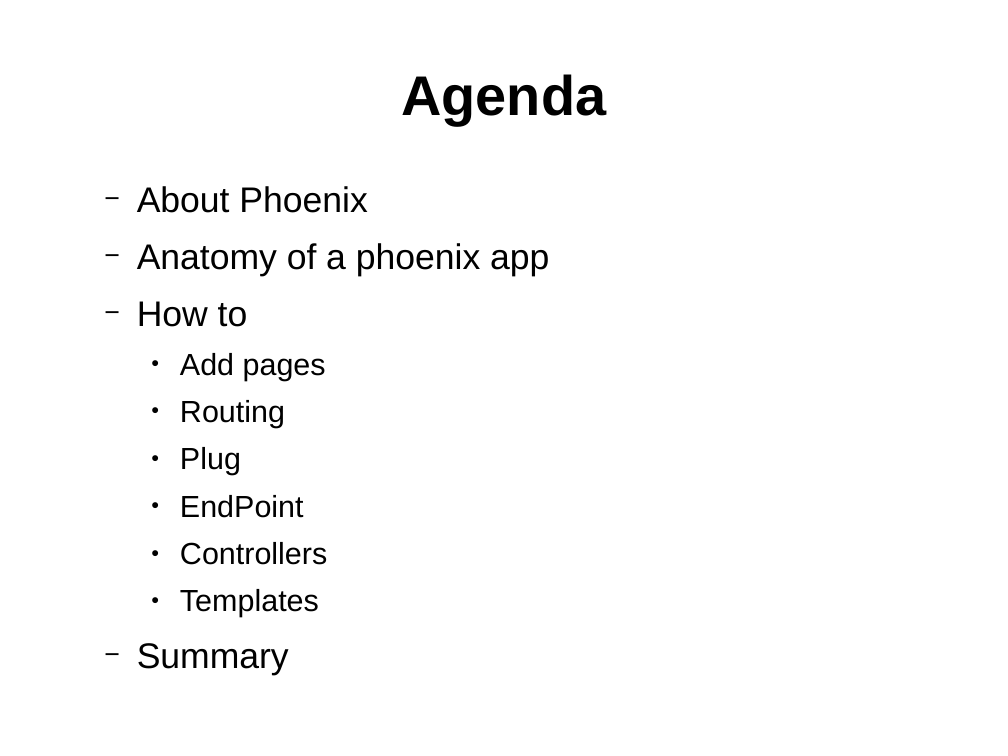
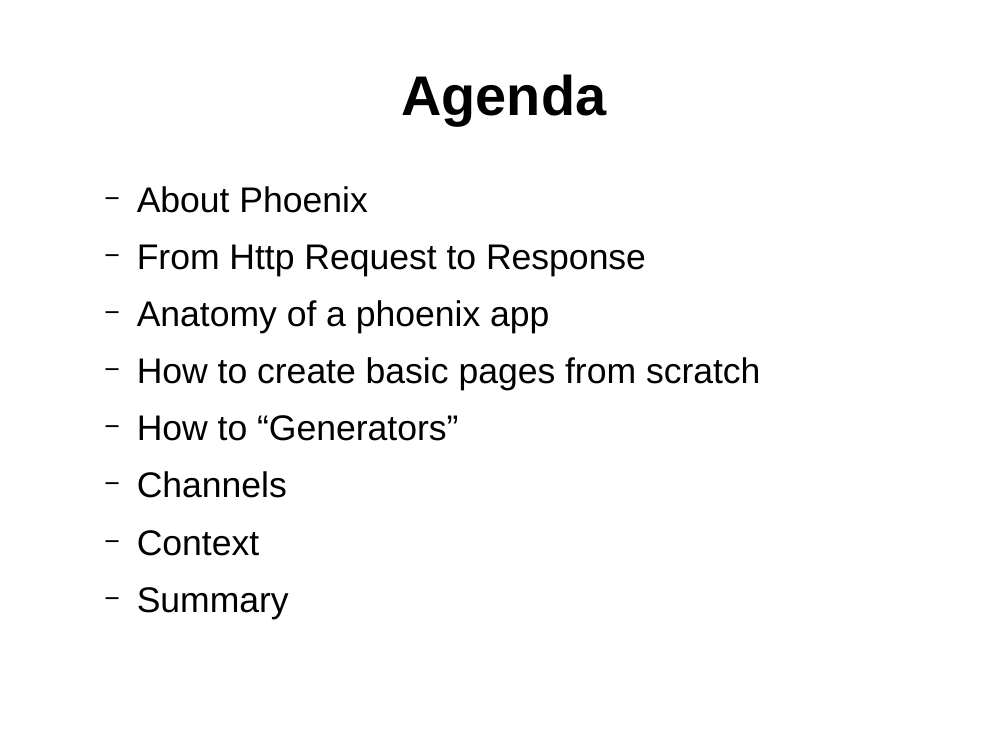
Before and after one commit to ramortegui/talks, a slide deck: slide 2 of phoenix-basics.odp. Drawn at 1008x756 pixels with LibreOffice and Linux fonts; fonts in the diff are those of the drawing. Boxes give left, top, right and bottom in pixels: in the first picture for what was removed or moved away, otherwise in the second. Text is boxed around its words. In the diff, an @@ line names an element or a change of style, - is before the commit and + after.

Commit message:
Update agenda

```diff
--- a/phoenix-basics.odp
+++ b/phoenix-basics.odp
@@ text at (x1=137, y1=244, x2=646, y2=276): paragraph added @@
+  − From Http Request to Response
@@ text at (x1=137, y1=357, x2=760, y2=556): text changed; size 24 to 28 pt @@
-  − How to
-    ● Add pages
-    ● Routing
-    ● Plug
-    ● EndPoint
-    ● Controllers
-    ● Templates
+  − How to create basic pages from scratch
+  − How to “Generators”
+  − Channels
+  − Context
```
Also in this commit, not shown: 1 slide added.
